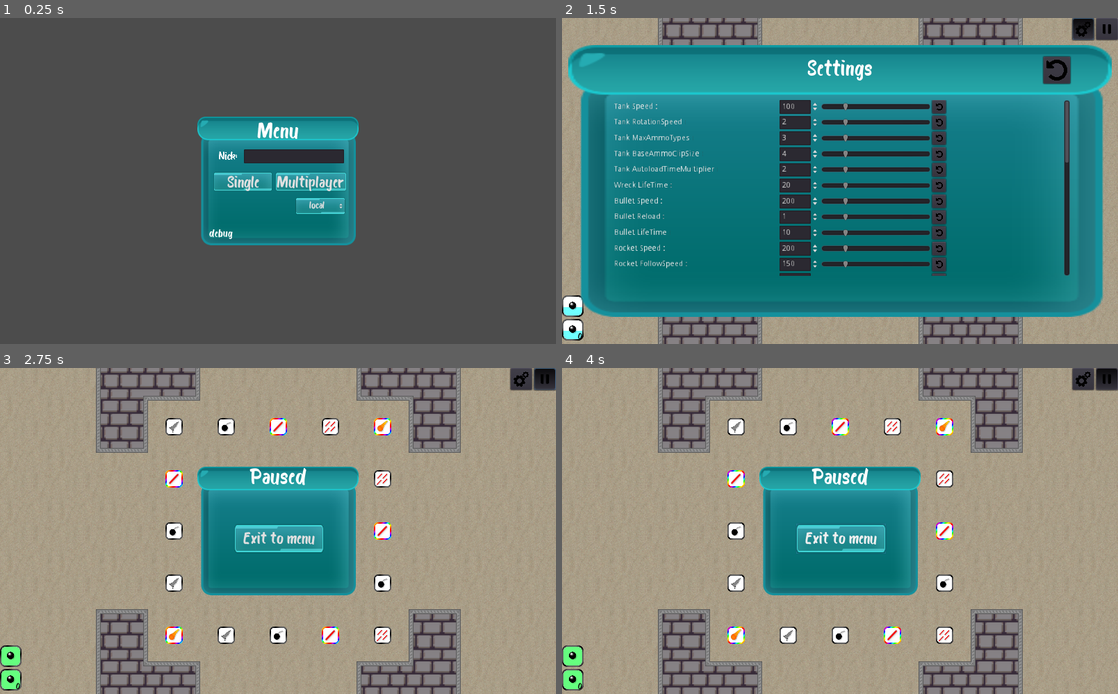
Above: before the commit, frames 1-4 (two rows, left to right).
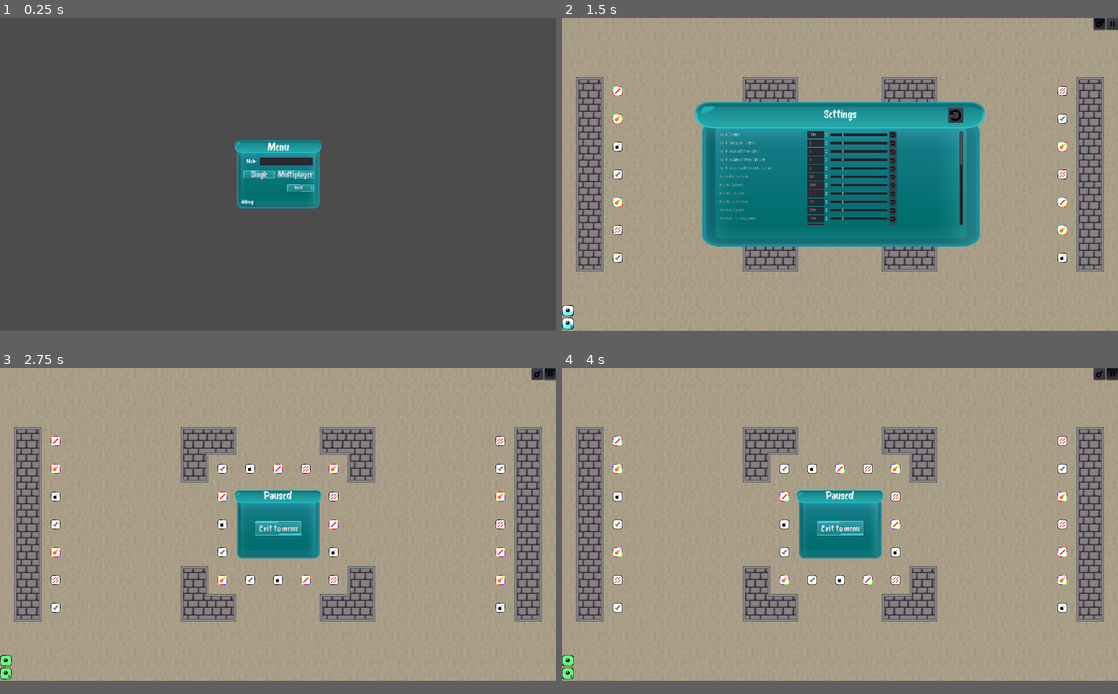
Above: after the commit, the same moments.

Repository: mm-102/godot_tanks
Game: Godot game, scene res://GameModeMaster.tscn
The game is run twice, just before and just after one commit, with the same random seed, the same clock (stepped at 60 frames per second) and the same inputs.
Inputs (mouse positions are in pixels of both pictures, inside the frame that each line leads up to; where the layout moved, square brackets give the same spot in the first picture):
- Up to frame 1 (0.25 s): no input
- Up to frame 2 (1.5 s): click "Single" at 0.5 s; click (1101, 24) [1084, 27] at 1.25 s
- Up to frame 3 (2.75 s): click (550, 374) [544, 377] at 2 s
- Up to frame 4 (4 s): tap Enter at 2.75 s; move the mouse to (962, 514) at 2.77 s; hold D (p_right) 2.78-3.53 s; hold Tab (Scoreboard) 2.78-3.53 s; move the mouse to (728, 547) at 3.52 s; hold S (p_backward) from 3.53 s (still down); click (728, 547) at 3.6 s
In our replay, the window is 800x469 before the commit and 800x450 after it. These sizes can differ from the game's own. Grey fills any space a smaller window leaves; there, only what the larger window draws over its background counts as a difference.

The runs differ from the first frame. In frame 1, 9.5% of the frame differs, in the area x 35-65%, y 30-70%; in frame 2, 76%, in the area x 0-100%, y 0-100%; in frame 3, 38%; in frame 4, 38%.

Commit message:
Fix aspect ratio :adhesive_bandage:  - Set up default screen size to typical 1920x1080  - Set up test screen size to 1280x720  - Orginal resolution will not change so when changing aspect ratio it will looks strange

Diff:
--- a/project.godot
+++ b/project.godot
@@ -63,8 +63,11 @@
 
 [display]
 
+window/size/width=1920
+window/size/height=1080
+window/size/test_width=1280
+window/size/test_height=720
 window/stretch/mode="2d"
-window/stretch/aspect="expand"
 
 [editor_plugins]
 
